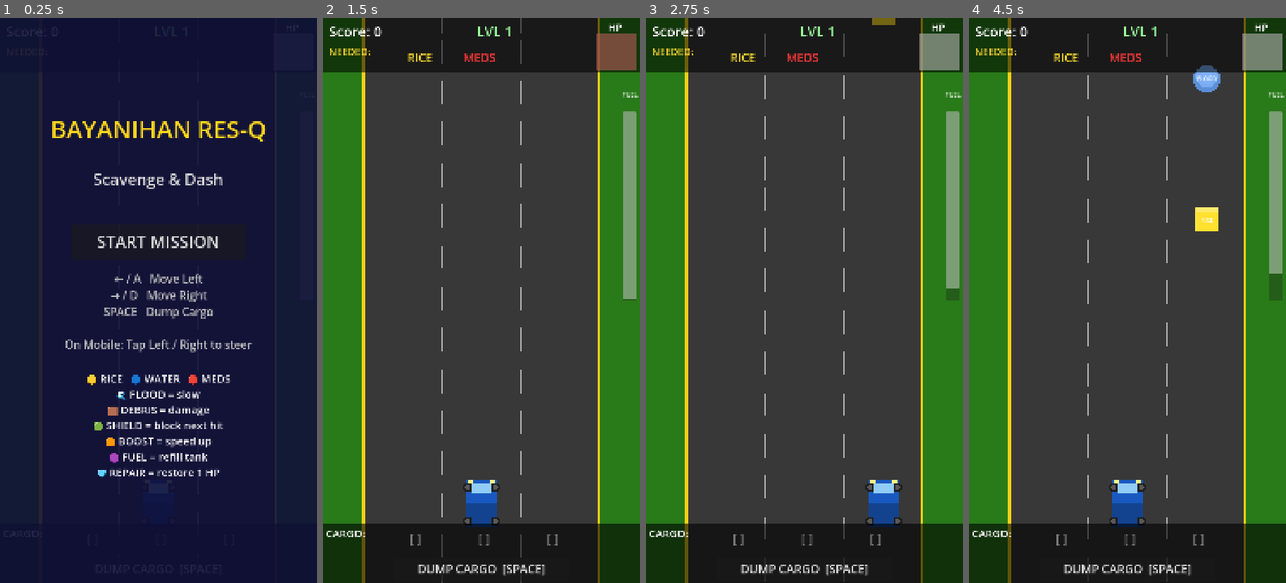
Above: before the commit, frames 1-4 (left to right).
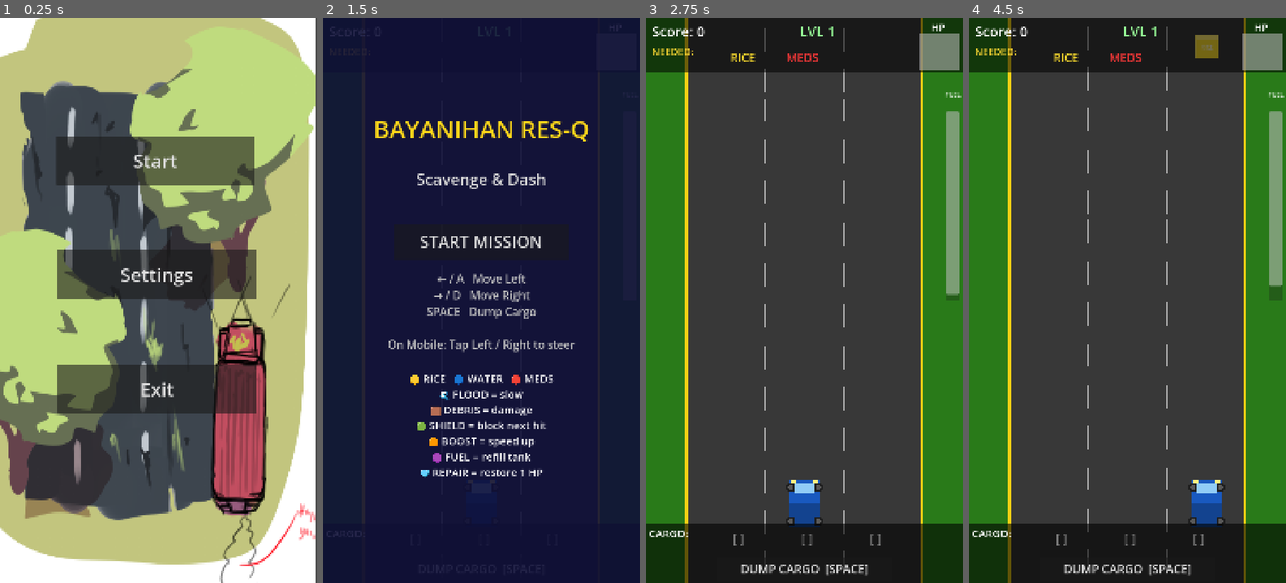
Above: after the commit, the same moments.

Repository: HoplyXD/bayanihan-res-q
Game: Godot game, scene res://main_menu.tscn
The game is run twice, just before and just after one commit, with the same random seed, the same clock (stepped at 60 frames per second) and the same inputs. Before the commit the project starts from res://main.tscn.
Inputs (mouse positions are in pixels of both pictures, inside the frame that each line leads up to):
- Up to frame 1 (0.25 s): no input
- Up to frame 2 (1.5 s): click (478, 272) at 0.5 s, where only the run after the commit has a clickable "Settings"; click "START MISSION" (after the commit: "Start") at 1.25 s
- Up to frame 3 (2.75 s): click (804, 244) at 2 s, where only the run after the commit has a clickable "START MISSION"
- Up to frame 4 (4.5 s): click "DUMP CARGO [SPACE]" at 2.75 s; tap Enter at 3.5 s; move the mouse to (1197, 272) at 3.52 s; hold D 3.53-4.28 s; tap Backspace at 3.6 s; click (1197, 272) at 3.67 s; tap Space at 3.77, 3.8, 4.07, 4.35 s; move the mouse to (1064, 328) at 4.27 s; hold A from 4.28 s (still down)

The runs differ from the first frame. In frame 1, 93% of the frame differs, in the area x 0-100%, y 0-100%; in frame 2, 99%; in frame 3, 2.1%; in frame 4, 3.2%.

Commit message:
Added Main Menu
Add main menu and pause menu scenes, artwork asset, and basic controller hooks. Introduces Team 1 Concept Art asset and its import file; new main_menu.tscn and pause_menu.tscn with corresponding scripts (main_menu.gd, pause_menu.gd) and connected button signals. Update project.godot to start at the main menu and tweak window/orientation settings. Integrate a Pause_Menu instance into main.tscn and refresh several resource UIDs. Extend GameManager with game_paused/game_resumed signals and pause()/resume() methods, and adjust player input mapping so BACKSPACE dumps cargo and SPACE pauses the game. Note: newly added menu script methods are currently stubs/placeholders.

Diff:
--- a/main.tscn
+++ b/main.tscn
@@ -1,27 +1,31 @@
 [gd_scene format=3 uid="uid://dby1t5rbgx3qv"]
 
-[ext_resource type="Script" uid="uid://c4roadscroll8" path="res://scripts/road_scroll.gd" id="1_roadscroll"]
-[ext_resource type="Script" uid="uid://c5roadpanel9" path="res://scripts/road_panel.gd" id="2_roadpanel"]
-[ext_resource type="Script" uid="uid://c6spawnersc0" path="res://scripts/spawner.gd" id="3_spawner"]
+[ext_resource type="Script" uid="uid://banqmpk3n4ytu" path="res://scripts/road_scroll.gd" id="1_roadscroll"]
+[ext_resource type="Script" uid="uid://cd1cn3m884jqs" path="res://scripts/road_panel.gd" id="2_roadpanel"]
+[ext_resource type="Script" uid="uid://bumoffyetmctx" path="res://scripts/spawner.gd" id="3_spawner"]
 [ext_resource type="PackedScene" uid="uid://bvx2m8player1" path="res://scenes/player.tscn" id="4_player"]
-[ext_resource type="PackedScene" uid="uid://dr6k9hudscn1" path="res://scenes/ui/hud.tscn" id="5_hud"]
+[ext_resource type="PackedScene" uid="uid://dr6lahudscn1" path="res://scenes/ui/hud.tscn" id="5_hud"]
+[ext_resource type="PackedScene" uid="uid://c4dj4uamatm8i" path="res://pause_menu.tscn" id="6_7mycd"]
 
-[node name="Main" type="Node2D"]
+[node name="Main" type="Node2D" unique_id=1819170390]
 
-[node name="RoadScroll" type="Node2D" parent="."]
+[node name="RoadScroll" type="Node2D" parent="." unique_id=989939033]
 script = ExtResource("1_roadscroll")
 
-[node name="RoadA" type="Node2D" parent="RoadScroll"]
+[node name="RoadA" type="Node2D" parent="RoadScroll" unique_id=1108708459]
 script = ExtResource("2_roadpanel")
 
-[node name="RoadB" type="Node2D" parent="RoadScroll"]
+[node name="RoadB" type="Node2D" parent="RoadScroll" unique_id=1680345184]
 position = Vector2(0, -1920)
 script = ExtResource("2_roadpanel")
 
-[node name="Spawner" type="Node2D" parent="."]
+[node name="Spawner" type="Node2D" parent="." unique_id=1107909971]
 script = ExtResource("3_spawner")
 
-[node name="Player" parent="." instance=ExtResource("4_player")]
+[node name="Player" parent="." unique_id=1953807204 instance=ExtResource("4_player")]
 position = Vector2(540, 1650)
 
-[node name="HUD" parent="." instance=ExtResource("5_hud")]
+[node name="HUD" parent="." unique_id=87955094 instance=ExtResource("5_hud")]
+
+[node name="Pause_Menu" parent="." unique_id=1104614468 instance=ExtResource("6_7mycd")]
+visible = false
--- /dev/null
+++ b/main_menu.tscn
@@ -0,0 +1,42 @@
+[gd_scene format=3 uid="uid://bs4rl7ia5qo0c"]
+
+[ext_resource type="Texture2D" uid="uid://cbwhq87af00np" path="res://assets/Team 1 Concept Art.png" id="1_cmhrf"]
+[ext_resource type="Script" uid="uid://ba3vdgnuvuecd" path="res://scripts/main_menu.gd" id="1_d2nv2"]
+
+[node name="Menu" type="Node2D" unique_id=526888199]
+script = ExtResource("1_d2nv2")
+
+[node name="Team1ConceptArt" type="Sprite2D" parent="." unique_id=2080936745]
+position = Vector2(531.99994, 958)
+scale = Vector2(1.8464164, 2.6768377)
+texture = ExtResource("1_cmhrf")
+
+[node name="Start" type="Button" parent="." unique_id=1900214674]
+offset_left = 192.0
+offset_top = 401.0
+offset_right = 868.0
+offset_bottom = 568.0
+theme_override_font_sizes/font_size = 64
+text = "Start"
+
+[node name="Settings" type="Button" parent="." unique_id=2042687930]
+offset_left = 196.0
+offset_top = 788.0
+offset_right = 872.0
+offset_bottom = 955.0
+theme_override_font_sizes/font_size = 64
+text = "Settings
+"
+
+[node name="Exit" type="Button" parent="." unique_id=2052458067]
+offset_left = 197.0
+offset_top = 1177.0
+offset_right = 873.0
+offset_bottom = 1344.0
+theme_override_font_sizes/font_size = 64
+text = "Exit
+"
+
+[connection signal="pressed" from="Start" to="." method="_on_start_pressed"]
+[connection signal="pressed" from="Settings" to="." method="_on_settings_pressed"]
+[connection signal="pressed" from="Exit" to="." method="_on_exit_pressed"]
--- /dev/null
+++ b/pause_menu.gd
@@ -0,0 +1,18 @@
+extends Node2D
+
+# Called when the node enters the scene tree for the first time.
+func _ready() -> void:
+	pass # Replace with function body.
+
+# Called every frame. 'delta' is the elapsed time since the previous frame.
+func _process(delta: float) -> void:
+	pass
+
+func _on_resume_pressed() -> void:
+	pass # Replace with function body.
+
+func _on_restart_pressed() -> void:
+	pass # Replace with function body.
+
+func _on_return_pressed() -> void:
+	pass # Replace with function body.
--- /dev/null
+++ b/pause_menu.tscn
@@ -0,0 +1,41 @@
+[gd_scene format=3 uid="uid://c4dj4uamatm8i"]
+
+[ext_resource type="Texture2D" uid="uid://cbwhq87af00np" path="res://assets/Team 1 Concept Art.png" id="1_hdmo1"]
+[ext_resource type="Script" uid="uid://d0xpefu3cj5is" path="res://pause_menu.gd" id="1_nwcfo"]
+
+[node name="Pause_Menu" type="CanvasLayer" unique_id=565456883]
+script = ExtResource("1_nwcfo")
+
+[node name="Team1ConceptArt" type="Sprite2D" parent="." unique_id=313573437]
+modulate = Color(1, 1, 1, 0.11764706)
+position = Vector2(541, 963.25)
+scale = Vector2(1.8430034, 2.6650484)
+texture = ExtResource("1_hdmo1")
+
+[node name="Resume" type="Button" parent="." unique_id=1325166324]
+offset_left = 192.0
+offset_top = 401.0
+offset_right = 868.0
+offset_bottom = 568.0
+theme_override_font_sizes/font_size = 64
+text = "Resume"
+
+[node name="Restart" type="Button" parent="." unique_id=1218741597]
+offset_left = 195.0
+offset_top = 802.0
+offset_right = 871.0
+offset_bottom = 969.0
+theme_override_font_sizes/font_size = 64
+text = "Restart"
+
+[node name="Return" type="Button" parent="." unique_id=2145540258]
+offset_left = 198.0
+offset_top = 1203.0
+offset_right = 874.0
+offset_bottom = 1370.0
+theme_override_font_sizes/font_size = 64
+text = "Return to Menu"
+
+[connection signal="pressed" from="Resume" to="." method="_on_resume_pressed"]
+[connection signal="pressed" from="Restart" to="." method="_on_restart_pressed"]
+[connection signal="pressed" from="Return" to="." method="_on_return_pressed"]
--- a/project.godot
+++ b/project.godot
@@ -11,7 +11,7 @@
 [application]
 
 config/name="bayanihan-res-q"
-run/main_scene="uid://dby1t5rbgx3qv"
+run/main_scene="uid://bs4rl7ia5qo0c"
 config/features=PackedStringArray("4.6", "GL Compatibility")
 config/icon="res://icon.svg"
 
@@ -23,8 +23,10 @@
 
 window/size/viewport_width=1080
 window/size/viewport_height=1920
+window/size/mode=4
 window/size/resizable=false
 window/stretch/mode="canvas_items"
+window/handheld/orientation=1
 
 [physics]
 
--- a/scripts/autoload/game_manager.gd
+++ b/scripts/autoload/game_manager.gd
@@ -21,6 +21,8 @@
 signal demand_updated(demand: Array)
 signal level_up(level: int)
 signal combo_changed(combo: int)
+signal game_paused
+signal game_resumed
 
 # ---------------------------------------------------------------------------
 # Constants
@@ -126,6 +128,14 @@
 	inventory.clear()
 	emit_signal("inventory_changed", inventory)
 
+func pause() -> void:
+	get_tree().paused = true
+	emit_signal("game_paused")
+
+func resume() -> void:
+	get_tree().paused = false
+	game_running = true
+	emit_signal("game_resumed")
 
 # ---------------------------------------------------------------------------
 # Hazards & blocks
--- /dev/null
+++ b/scripts/main_menu.gd
@@ -0,0 +1,23 @@
+extends Node2D
+
+
+# Called when the node enters the scene tree for the first time.
+func _ready() -> void:
+	pass # Replace with function body.
+
+
+# Called every frame. 'delta' is the elapsed time since the previous frame.
+func _process(delta: float) -> void:
+	pass
+
+
+func _on_start_pressed() -> void:
+	get_tree().change_scene_to_file("res://main.tscn")
+
+
+func _on_settings_pressed() -> void:
+	pass # Replace with function body.
+
+
+func _on_exit_pressed() -> void:
+	pass # Replace with function body.
--- a/scripts/player.gd
+++ b/scripts/player.gd
@@ -51,7 +51,8 @@
 		match event.physical_keycode:
 			KEY_A, KEY_LEFT:   switch_lane(-1)
 			KEY_D, KEY_RIGHT:  switch_lane(1)
-			KEY_SPACE:         GameManager.dump_cargo()
+			KEY_BACKSPACE:     GameManager.dump_cargo()
+			KEY_SPACE:         GameManager.pause()
 
 	# ── Touch (portrait, single-handed) ───────────────────────────────────
 	if event is InputEventScreenTouch and event.pressed:
Binary file added: assets/Team 1 Concept Art.png
Not shown, added: assets/Team 1 Concept Art.png.import
Not shown, added: pause_menu.gd.uid
Not shown, added: scripts/main_menu.gd.uid
